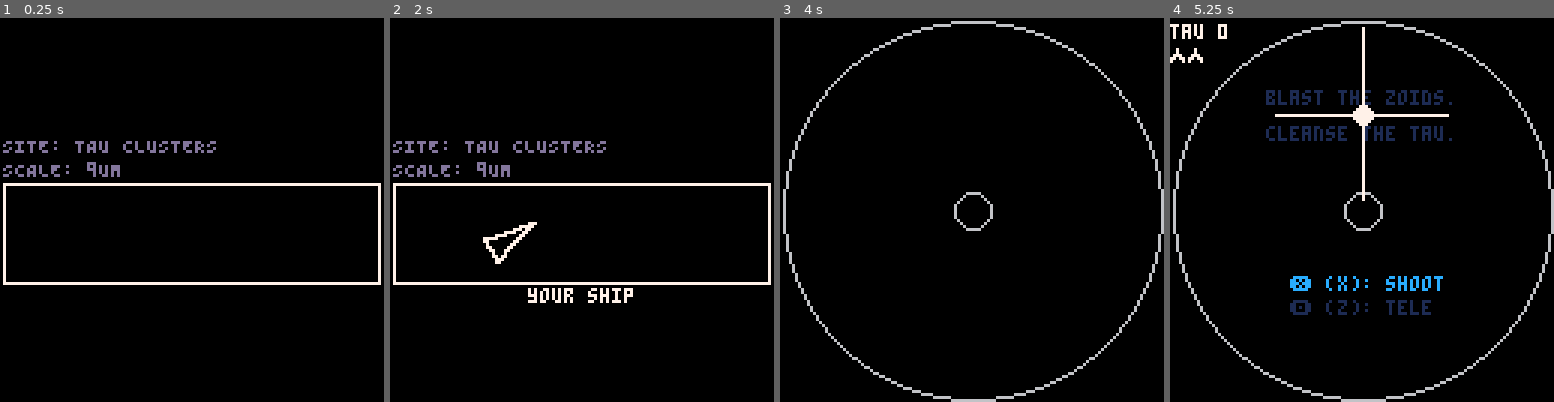
Above: before the commit, frames 1-4 (left to right).
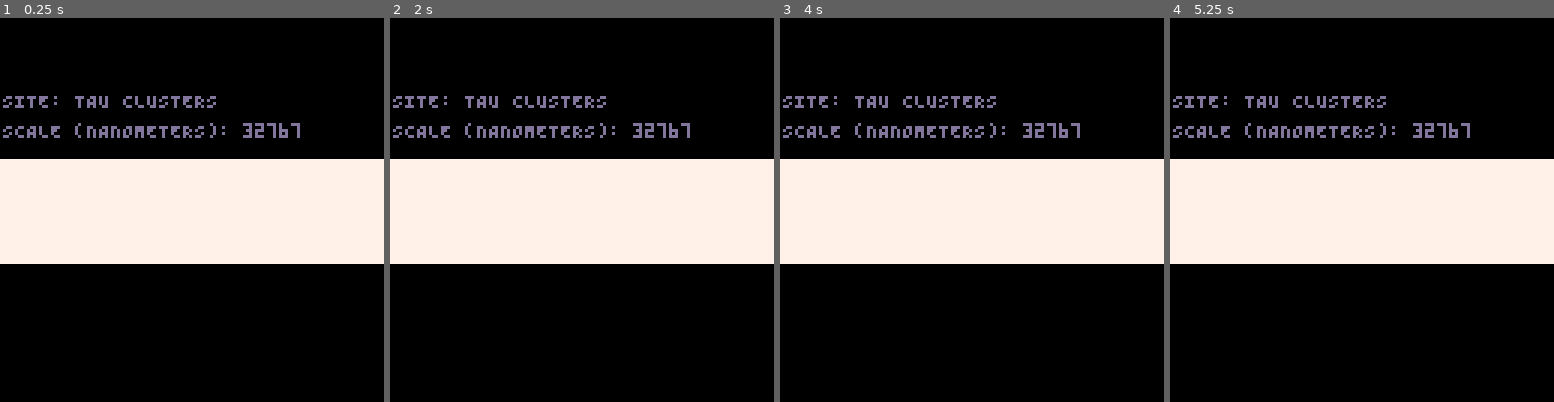
Above: after the commit, the same moments.

Repository: caseylabrack/laser
Game: PICO-8 cartridge zaag.p8
Same seed, same stepped clock (60 frames per second), same inputs: the game is played once before the commit and once after it.
Inputs:
- Up to frame 1 (0.25 s): no input
- Up to frame 2 (2 s): tap X (X key) at 0.33, 1.07, 1.85 s; tap O (Z key) at 0.7, 1.7 s; hold Right from 1.6 s (still down)
- Up to frame 3 (4 s): release Right at 2.1 s; tap O (Z key) every 0.4 s from 2.1 to 3.7 s; hold Up 2.15-2.42 s; hold Right 2.47-3.03 s; tap X (X key) at 2.97 s; hold Left 3.08-3.58 s; hold Down 3.63-3.97 s
- Up to frame 4 (5.25 s): hold Right 4.02-4.68 s; tap X (X key) at 4.08, 5.2 s; tap O (Z key) at 4.1, 4.5, 4.9 s; hold Up 4.73-5.03 s; hold Left from 5.08 s (still down)

The runs differ from the first frame. In frame 1, 29% of the frame differs, in the area x 0-100%, y 20-70%; in frame 2, 30%; in frame 3, 31%; in frame 4, 34%, in the area x 0-100%, y 0-100%.

Commit message:
roughed out intro synced with music

Diff:
--- a/zaag.p8
+++ b/zaag.p8
@@ -7,6 +7,12 @@
 --todo:
 -- palette bug?
 -- intro
+
+--and no way to turn off the defenses
+
+--there's no help coming
+--how cool is that?
+
 
 --😐:
 -- unique death animations
@@ -1265,41 +1271,98 @@
 
 function slides()
 
+	music(0)
 	local t=0
-	local slide=1
-
-	while t<240 do
+	local pat=0
+	--palette to hide all
+	local hidepal={[14]=0,[11]=0,[10]=0,[8]=0,[6]=0,[9]=0}
+	local h2={[14]=0,[11]=0,[10]=0,[8]=0,[6]=0,[9]=0}
+
+	while pat~=-1 do
 		t+=1
 		cls()
 		local text=""
-		--palette to hide all
-		local hidepal={[14]=0,[11]=0,[10]=0,[8]=0,[6]=0,[9]=0}
+		local uiscale=9
+
+		if pat==0 then
+			local note=stat(50)
+			local pct=note/31
+			local ipct=1/pct
+			local ratio=127/34
+
+			uiscale=flr(9/pct)
+
+			--start size
+			local mwid=ratio*1
+			local mhid=1
+			--final size
+			local fwid=127
+			local fhid=34
+			--diffs
+			local dwid=fwid-mwid
+			local dhid=fhid-mhid
+			--width/height this frame
+			local wid=mwid+dwid*pct
+			local hid=mhid+dhid*pct
+			--number of rects
+			local rs=100
+			--total (whole grid)
+			local twid=wid*(rs+1)
+			local thid=hid*(rs+1)
+
+			clip(0,47,127,34)
+			camera(twid/2-64,thid/2-64)
+			for row=0,rs do
+				for col=0,rs do
+					rect(
+						col*wid,
+						row*hid,
+						col*wid+wid,
+						row*hid+hid
+					)
+				end
+			end
+			rect(0,0,twid,thid,8)
+			camera()
+			clip()
+		end
 
 		--ship reveal
-		if t>120 then
+		if mid(pat,1,2)==pat then
 			hidepal[10]=7
 			text="your ship"
 		end
 		--zoids reveal
-		if t>240 then
+		if mid(pat,3,4)==pat then
 			hidepal[9]=nil hidepal[11]=nil
 			text="your enemies"
 		end
 		--defenses reveal
-		if t>360 then
+		if mid(pat,4,5)==pat then
 			hidepal[6]=nil hidepal[8]=nil hidepal[14]=nil
 			text="the defenses"
 		end
 
-		print(smallcaps("site: tau clusters"),1,40,13)
-		print(smallcaps("scale: 9um"),1,48,13)
+		if pat==6 then
+			hidepal=h2
+		end
+--		print(t)
+		print(smallcaps("site: tau clusters"),1,25,13)
+		print(smallcaps("scale (nanometers): "..uiscale),1,35,13)
+		rect(0,47,127,81,7)
 		pal(hidepal)
-		sspr(0,56,126,34,1,55)
+--		sspr(0,56,126,34,1,55)
+		if pat>0 then
+			sspr(0,56,126,34,1,47)
+		end
+		--126 width x 34 height
 		pal()
 		cprint(text,64,90,7)
 --		circ(64,64,inner.r,15)
 		yield()
-	end
+		pat=stat(54)
+	end
+	music(-1)
 	_update60=_mainupdate
 	_draw=_maindraw
 	tick=0
Not shown, changed: the music (__music__) section of zaag.p8
Not shown, changed: the sound effects (__sfx__) section of zaag.p8
